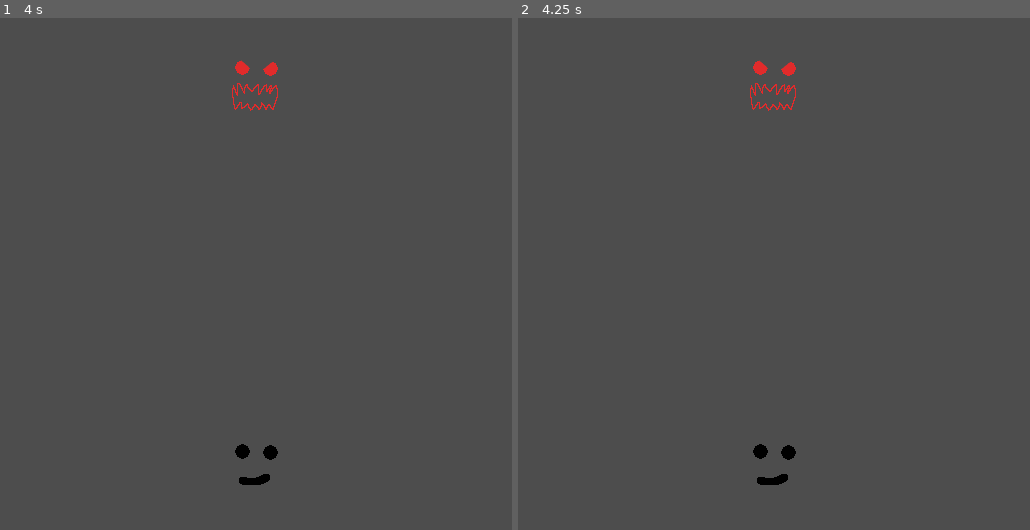
Above: before the commit, frames 1-2 (left to right).
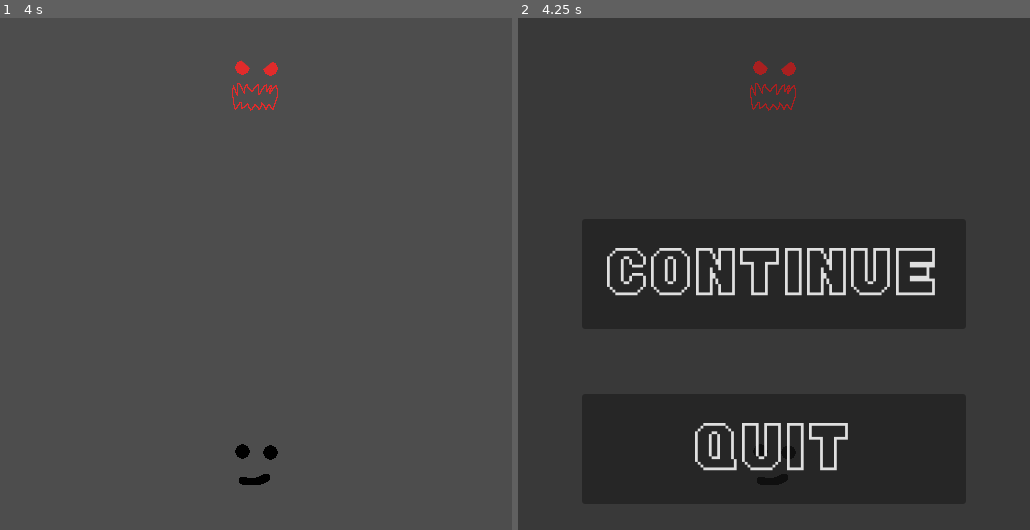
Above: after the commit, the same moments.

Repository: Silvester56/buckshotmiami
Game: Godot game, scene res://scenes/game.tscn
The game is run twice, just before and just after one commit, with the same random seed, the same clock (stepped at 60 frames per second) and the same inputs. This scene is started directly instead of the project's main scene.
Inputs:
- Up to frame 1 (4 s): tap Enter at 0.5, 2, 3.5 s; tap Space at 1.25, 2.75 s
- Up to frame 2 (4.25 s): tap Escape (pause, bound only after the commit) at 4.15 s

Frame 1 is identical in both runs. In frame 2, 32% of the frame differs, in the area x 12-88%, y 8-95%.

Commit message:
Add pause menu

Diff:
--- a/project.godot
+++ b/project.godot
@@ -22,6 +22,15 @@
 window/stretch/mode="canvas_items"
 window/stretch/aspect="expand"
 
+[input]
+
+pause={
+"deadzone": 0.2,
+"events": [Object(InputEventKey,"resource_local_to_scene":false,"resource_name":"","device":-1,"window_id":0,"alt_pressed":false,"shift_pressed":false,"ctrl_pressed":false,"meta_pressed":false,"pressed":false,"keycode":0,"physical_keycode":4194305,"key_label":0,"unicode":0,"location":0,"echo":false,"script":null)
+, Object(InputEventKey,"resource_local_to_scene":false,"resource_name":"","device":-1,"window_id":0,"alt_pressed":false,"shift_pressed":false,"ctrl_pressed":false,"meta_pressed":false,"pressed":false,"keycode":0,"physical_keycode":80,"key_label":0,"unicode":112,"location":0,"echo":false,"script":null)
+]
+}
+
 [physics]
 
 3d/physics_engine="Jolt Physics"
--- a/scenes/game.tscn
+++ b/scenes/game.tscn
@@ -2,6 +2,7 @@
 
 [ext_resource type="Script" uid="uid://c32ape7e3mj7m" path="res://scripts/game.gd" id="1_uwrxv"]
 [ext_resource type="Texture2D" uid="uid://c6rqfn13lc87v" path="res://assets/characters.png" id="2_yqjtg"]
+[ext_resource type="Theme" uid="uid://btfuk8lvwal51" path="res://themes/menu.tres" id="3_lnu2h"]
 
 [node name="Game" type="Node2D" unique_id=1685807169]
 script = ExtResource("1_uwrxv")
@@ -18,3 +19,52 @@
 texture = ExtResource("2_yqjtg")
 hframes = 2
 vframes = 2
+
+[node name="PauseMenu" type="Control" parent="." unique_id=1186123291]
+process_mode = 2
+visible = false
+layout_mode = 3
+anchors_preset = 0
+offset_right = 512.0
+offset_bottom = 512.0
+
+[node name="ColorRect" type="ColorRect" parent="PauseMenu" unique_id=277126]
+layout_mode = 0
+offset_right = 512.0
+offset_bottom = 512.0
+color = Color(0, 0, 0, 0.2509804)
+
+[node name="Continue" type="Button" parent="PauseMenu" unique_id=1547708054]
+layout_mode = 1
+anchors_preset = 8
+anchor_left = 0.5
+anchor_top = 0.5
+anchor_right = 0.5
+anchor_bottom = 0.5
+offset_left = -192.0
+offset_top = -55.0
+offset_right = 192.0
+offset_bottom = 55.0
+grow_horizontal = 2
+grow_vertical = 2
+theme = ExtResource("3_lnu2h")
+text = "continue"
+
+[node name="Quit" type="Button" parent="PauseMenu" unique_id=1277365079]
+layout_mode = 1
+anchors_preset = 8
+anchor_left = 0.5
+anchor_top = 0.5
+anchor_right = 0.5
+anchor_bottom = 0.5
+offset_left = -192.0
+offset_top = 120.0
+offset_right = 192.0
+offset_bottom = 230.0
+grow_horizontal = 2
+grow_vertical = 2
+theme = ExtResource("3_lnu2h")
+text = "quit"
+
+[connection signal="pressed" from="PauseMenu/Continue" to="." method="_on_continue_pressed"]
+[connection signal="pressed" from="PauseMenu/Quit" to="." method="_on_quit_pressed"]
--- a/scripts/game.gd
+++ b/scripts/game.gd
@@ -17,4 +17,15 @@
 
 # Called every frame. 'delta' is the elapsed time since the previous frame.
 func _process(delta: float) -> void:
-	pass
+	if Input.is_action_just_pressed("pause"):
+		$PauseMenu.show()
+		get_tree().paused = true
+
+func _on_continue_pressed() -> void:
+	$PauseMenu.hide()
+	get_tree().paused = false
+
+func _on_quit_pressed() -> void:
+	$PauseMenu.hide()
+	get_tree().paused = false
+	get_tree().change_scene_to_file("res://scenes/main_menu.tscn")
